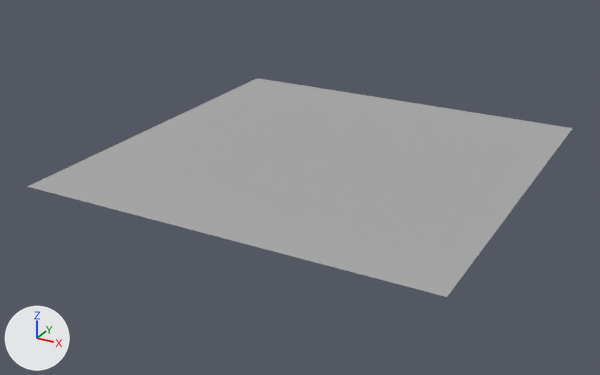
Before and after pictures for a commit that changed the FBX model Ymir Engine/Game/Assets/waterTile2.fbx.
Rendered twice from a 50 mm camera at (0.088, -0.1722, 0.0758) aimed at (-0.0036, -0.0057, -0.0075). The lights are fixed; the arrows at lower left show +X, +Y and +Z. Where no turn or scale is listed for an object, it has been applied to the vertices.
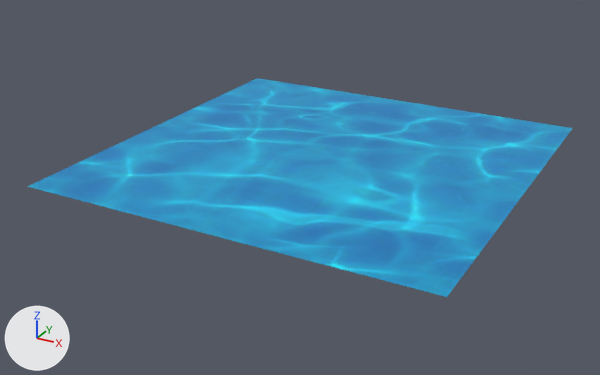
Pixel boxes (x1, y1, x2, y2) of what changed, in the pictures (600 x 375 px):
part 1 of me_mesh, added (blue)
    after: (27, 78, 573, 297)

Edits to the bpy script that builds the scene:
```text
Add img_watertexture_png:
    img_watertexture_png = load_image('waterTexture.png', 'waterTexture.png', 256, 256, 'sRGB')
Add mat_lambert2:
    mat_lambert2 = principled_material('lambert2')
    mat_lambert2.texture = img_watertexture_png
Change me_mesh:
    used by ob_pplane1; location = (0.0, 0.0, 0.0)
    remove me_mesh.from_pydata(...)  # 121 vertices, 100 faces; spans x -0.05..0.05, y -0.05..0.05, z 0.0
    remove me_mesh.materials.append(mat_standardsurface1)  # grey #aaaaaa
    add me_mesh.from_pydata(...)  # 10201 vertices, 10000 faces; spans x -0.05..0.05, y -0.05..0.05, z 0.0
    me_mesh part 1: 10080 vertices added at x -0.05..0.05, y -0.05..0.05, z 0.0
    add me_mesh.materials.append(mat_lambert2)  # picture img_watertexture_png
```
